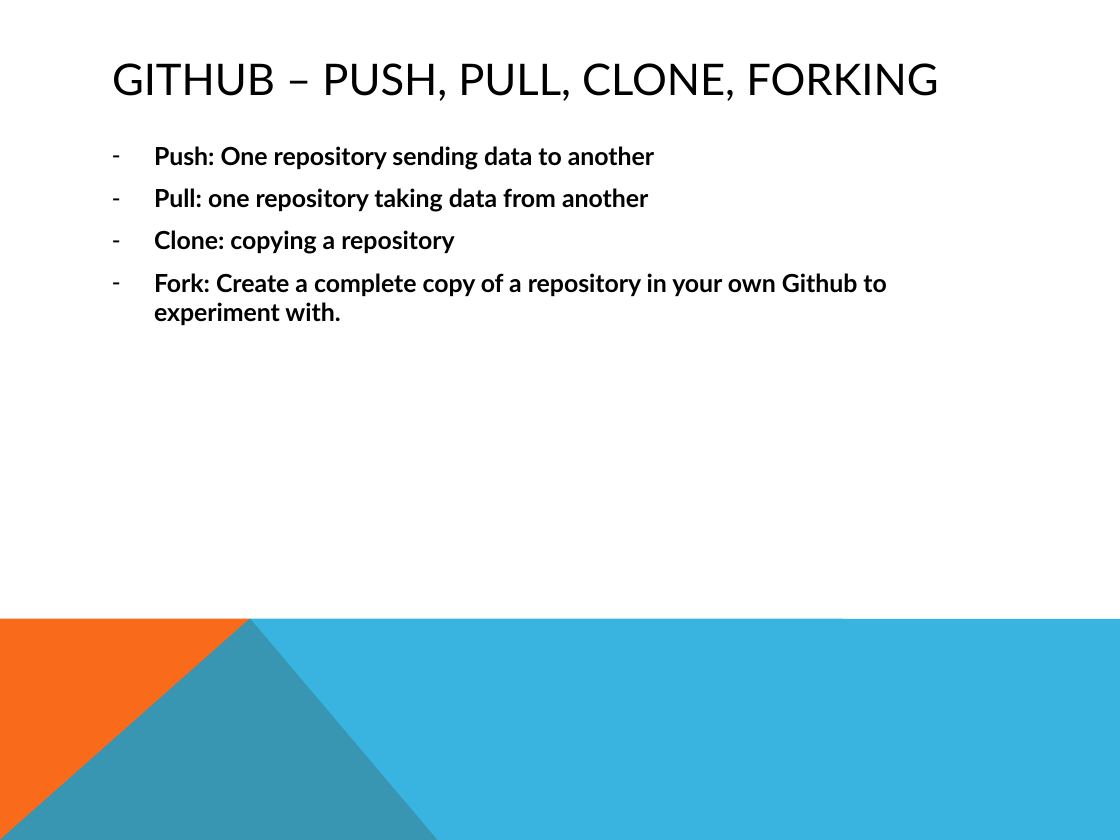
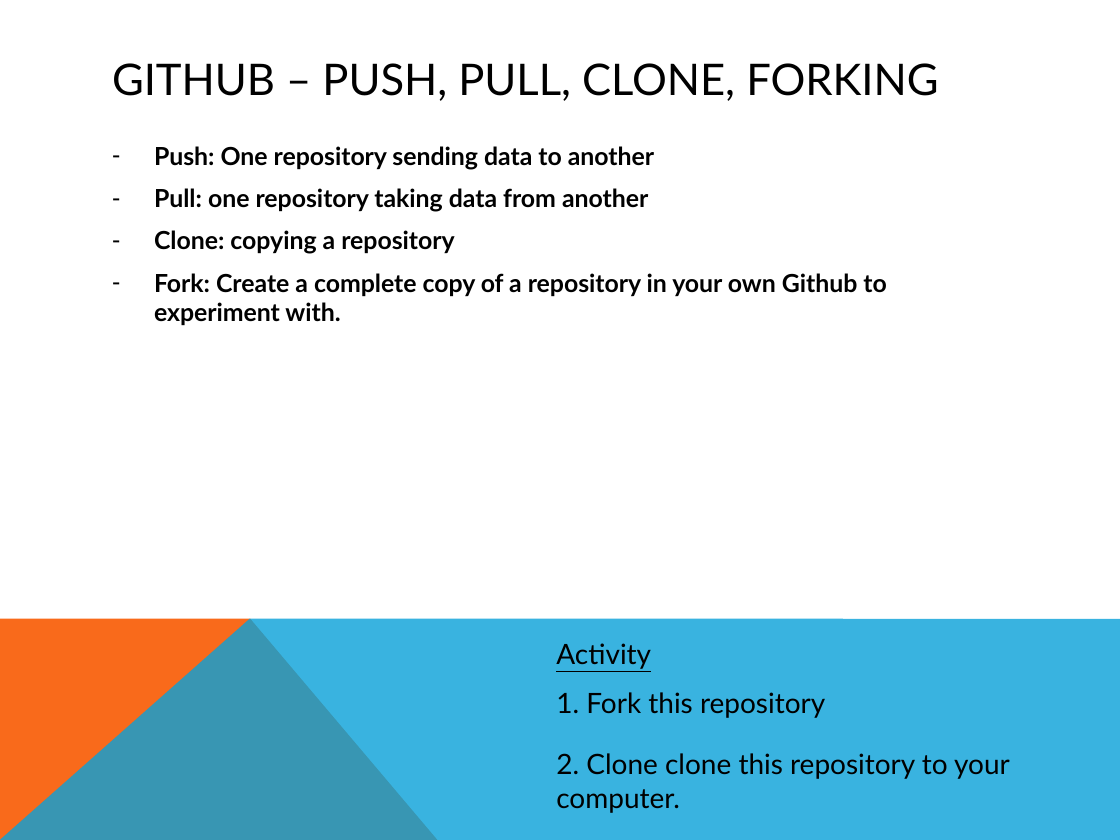
Before and after one commit to CraigDoesCode/git-workshop-test-, a slide deck: slide 9 of Presentation and Notes.pptx. Drawn at 1120x840 pixels with LibreOffice and Linux fonts; fonts in the diff are those of the drawing. Boxes give left, top, right and bottom in pixels: in the first picture for what was removed or moved away, otherwise in the second. Text is boxed around its words. In the diff, an @@ line names an element or a change of style, - is before the commit and + after.

```diff
--- a/Presentation and Notes.pptx
+++ b/Presentation and Notes.pptx
@@ text added at bbox=[556, 643, 651, 669], 18 pt, text #000000, underline @@
+Activity
@@ text added at bbox=[556, 692, 825, 718], 18 pt, text #000000 @@
+1. Fork this repository
@@ text added at bbox=[556, 753, 1010, 813], 18 pt, text #000000 @@
+2. Clone clone this repository to your computer.
```
Also in this commit, not shown: 4 other slides changed, 1 other file.
